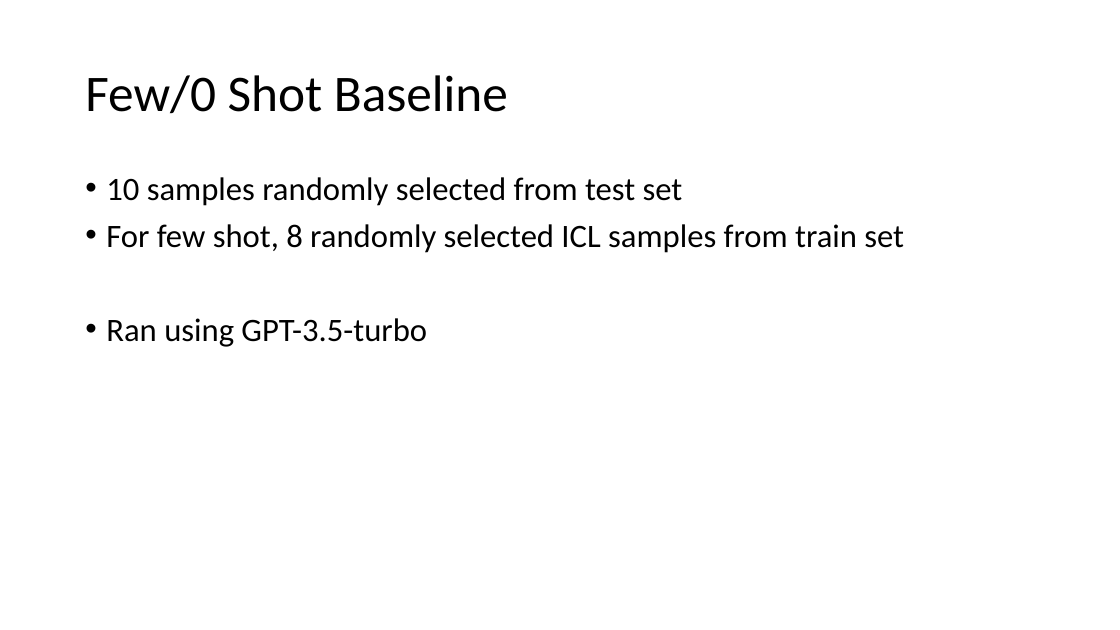
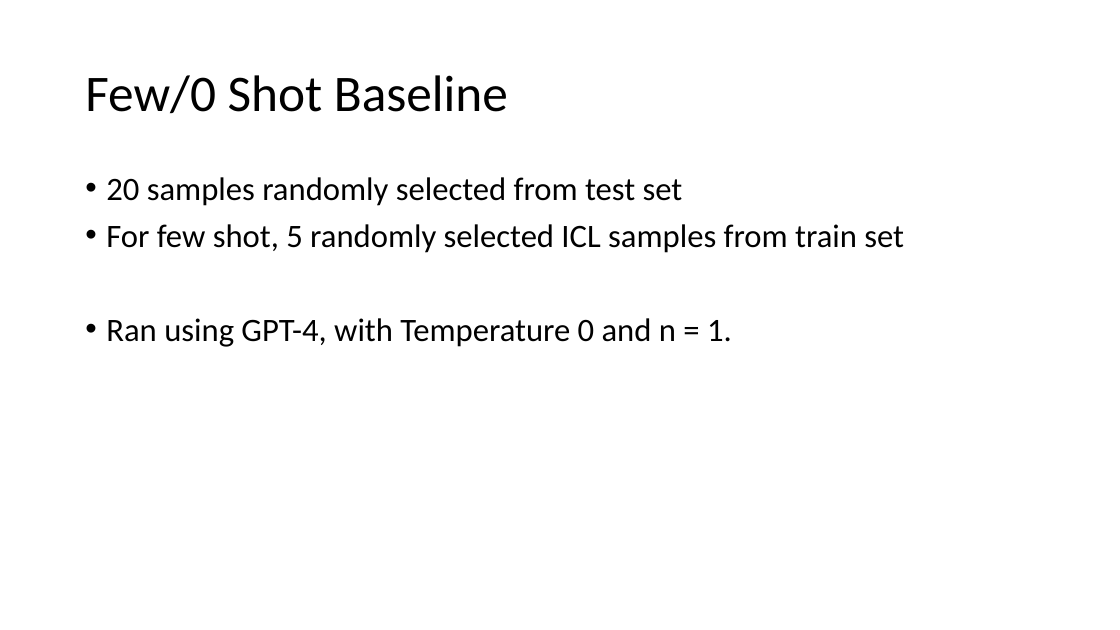
Before and after one commit to JohnDLee/ChemistryPE, a slide deck: slide 2 of pptx/6-13-2023.pptx. Drawn at 1120x630 pixels with LibreOffice and Linux fonts; fonts in the diff are those of the drawing. Boxes give left, top, right and bottom in pixels: in the first picture for what was removed or moved away, otherwise in the second. Text is boxed around its words. In the diff, an @@ line names an element or a change of style, - is before the commit and + after.

```diff
--- a/pptx/6-13-2023.pptx
+++ b/pptx/6-13-2023.pptx
@@ text at [106, 177, 904, 347]: text changed @@
-• 10 samples randomly selected from test set
-• For few shot, 8 randomly selected ICL samples from train set
-• Ran using GPT-3.5-turbo
+• 20 samples randomly selected from test set
+• For few shot, 5 randomly selected ICL samples from train set
+• Ran using GPT-4, with Temperature 0 and n = 1.
```
Also in this commit, not shown: 1 other slide changed, 3 slides added, 3 slides removed, 17 other files.
